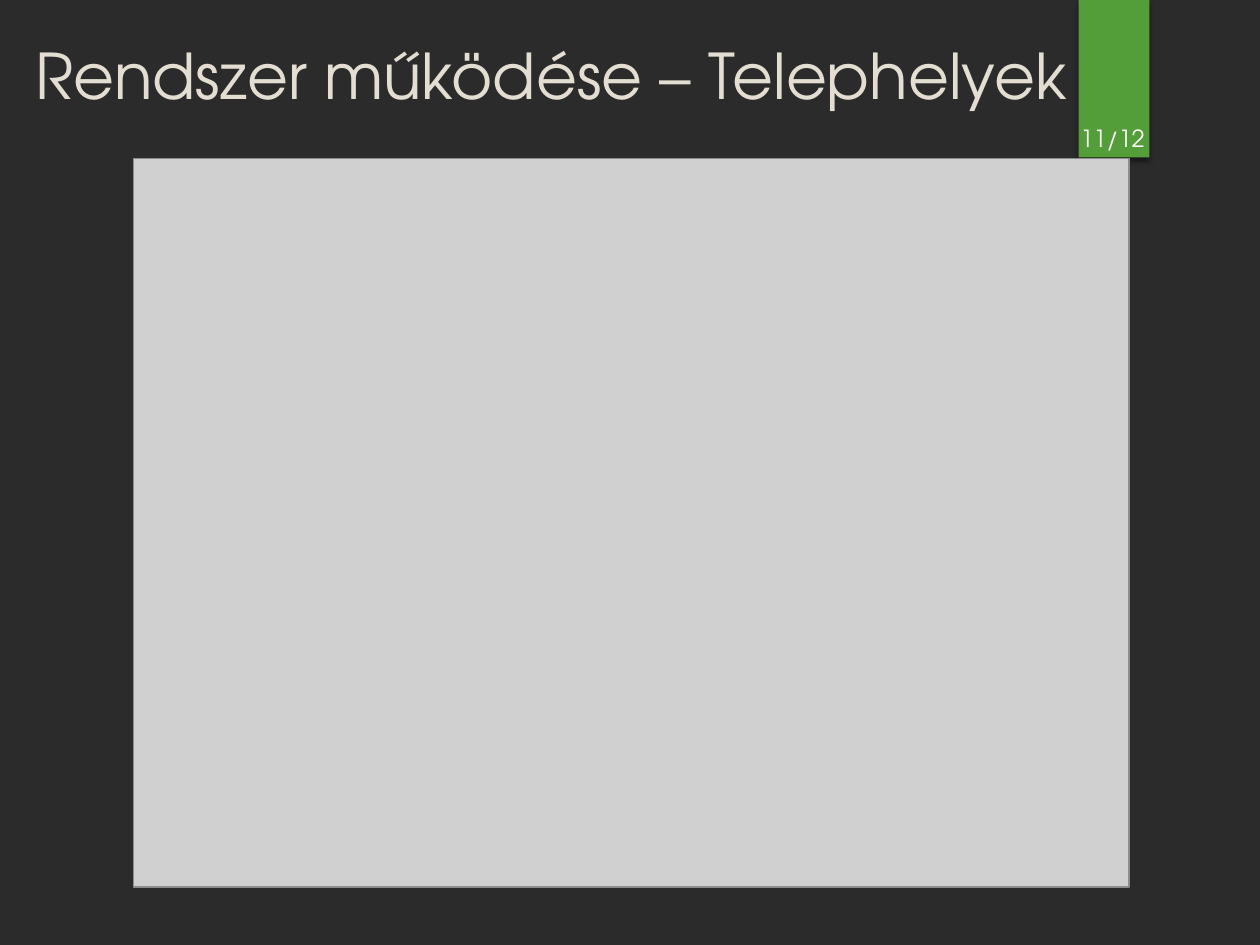
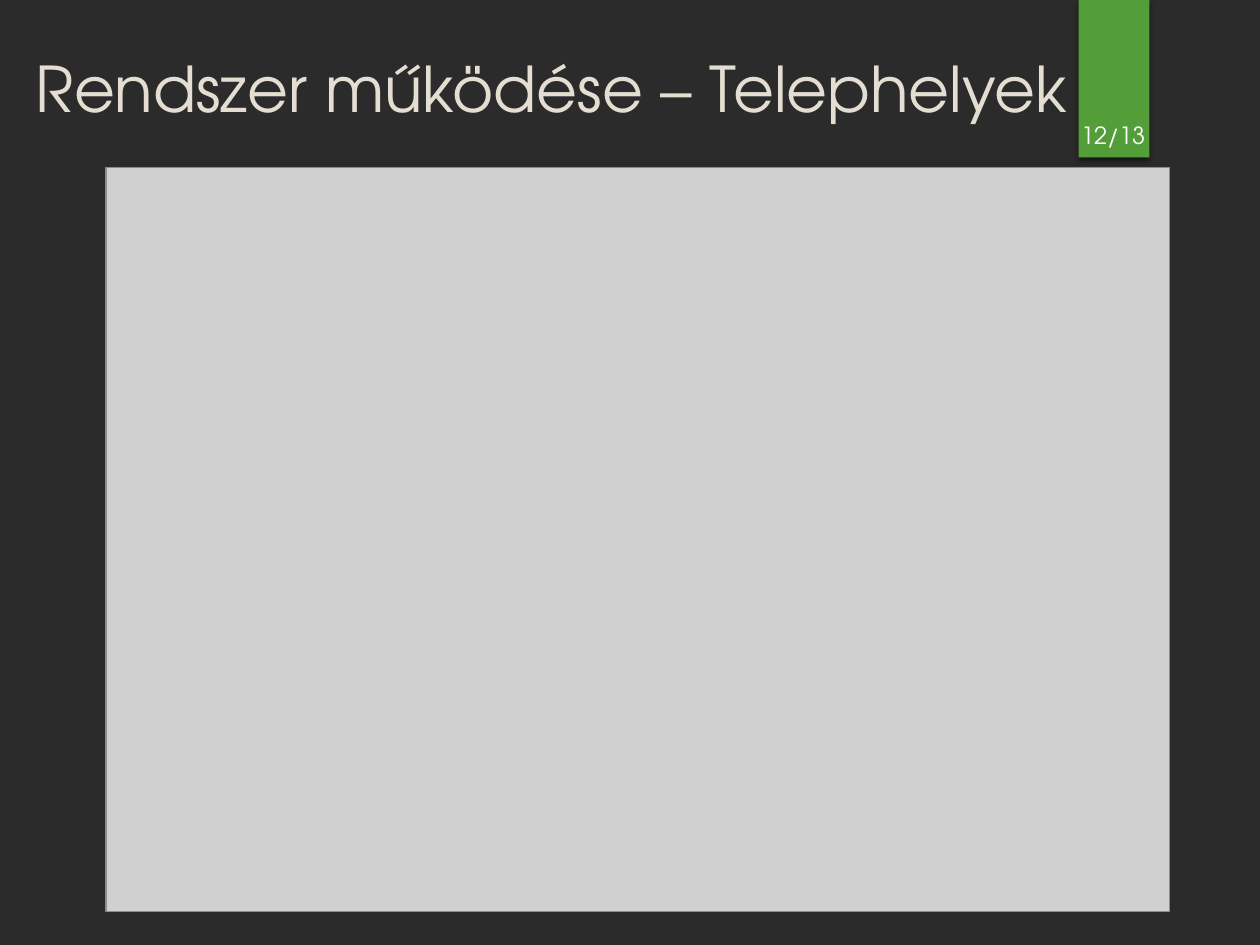
Before and after one commit to smnandor/Tervez-s-I.-II., a slide deck: slide 12 of Tervezes II/presentations/Szakdolgozat_prezentáció_4_3_IAUL0M_v7.pptx (slide 11 before the commit). Drawn at 1260x945 pixels with LibreOffice and Linux fonts; fonts in the diff are those of the drawing; grey boxes stand for pictures; background and template pictures are left out; a plain dark background stands for a picture behind light text. Boxes give left, top, right and bottom in pixels: in the first picture for what was removed or moved away, otherwise in the second. Text is boxed around its words. In the diff, an @@ line names an element or a change of style, - is before the commit and + after.

```diff
--- a/Tervezes II/presentations/Szakdolgozat_prezentáció_4_3_IAUL0M_v7.pptx
+++ b/Tervezes II/presentations/Szakdolgozat_prezentáció_4_3_IAUL0M_v7.pptx
@@ text "Rendszer működése – Telephelyek": place and size @@
-text "Rendszer működése – Telephelyek" at (35, 51, 1067, 111)
+text "Rendszer működése – Telephelyek" at (36, 64, 1067, 124)
@@ page number at (1081, 126, 1145, 148): text changed @@
-11/12
+12/13
@@ picture: place and size @@
-picture at (134, 159, 1129, 887)
+picture at (106, 168, 1169, 912)
```
Also in this commit, not shown: 11 other slides changed, 1 slide added, 25 other files.
